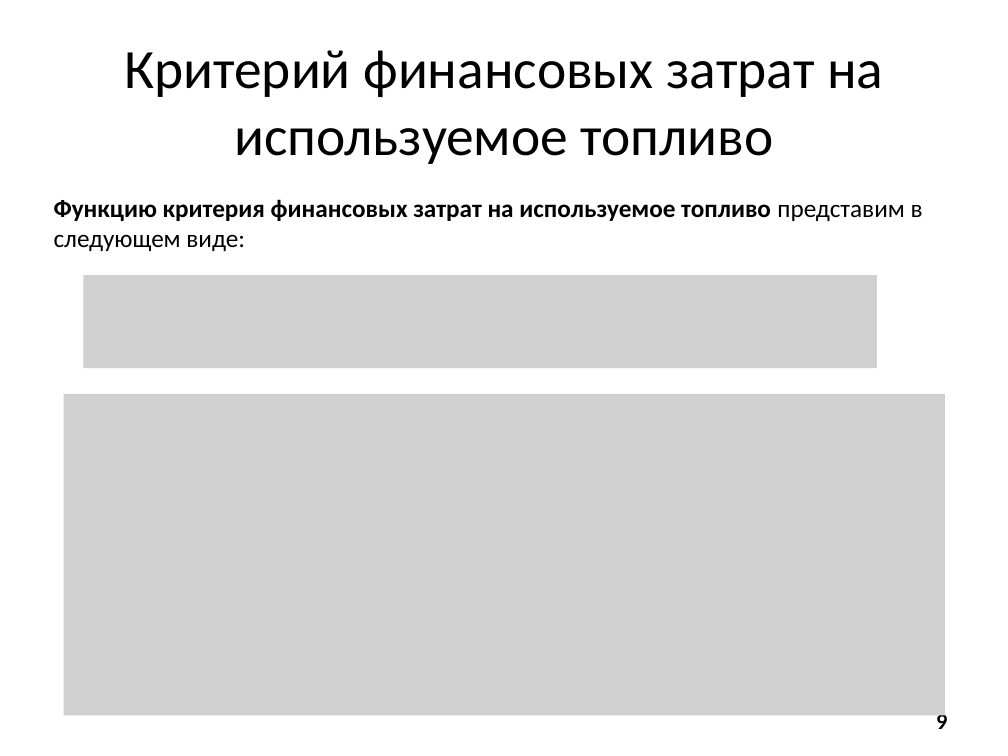
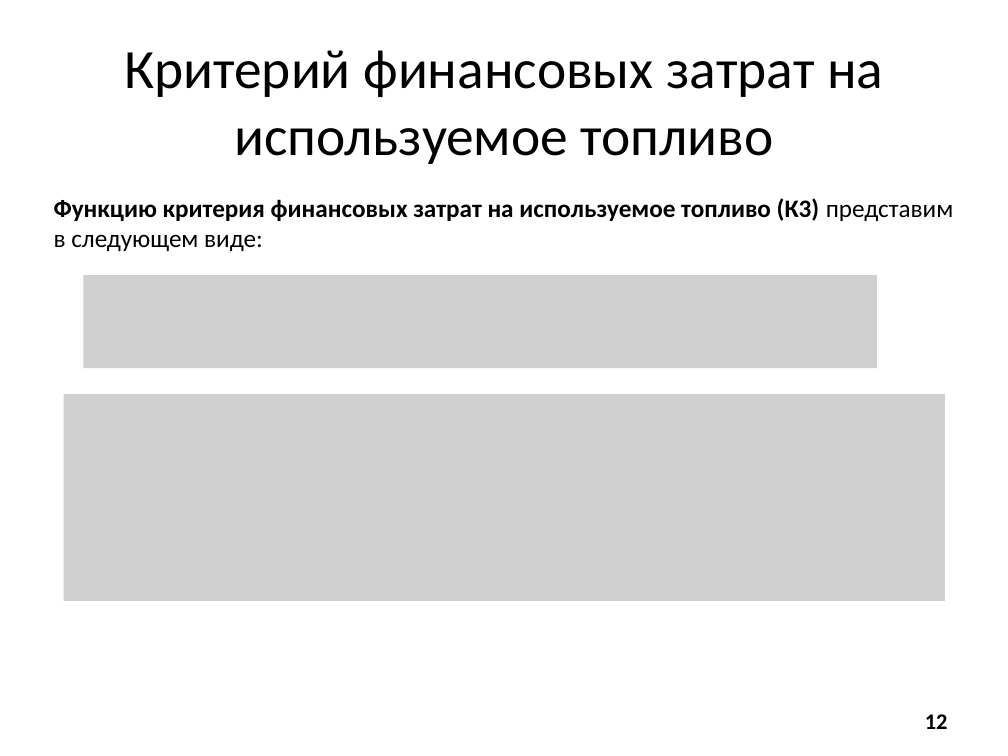
Before and after one commit to arkuzmin/diplom, a slide deck: slide 12 of optimization/4 семестр/Смотр 19.05.14/Презентация.pptx (slide 9 before the commit). Drawn at 1008x756 pixels with LibreOffice and Linux fonts; fonts in the diff are those of the drawing; grey boxes stand for pictures. Boxes give left, top, right and bottom in pixels: in the first picture for what was removed or moved away, otherwise in the second. Text is boxed around its words. In the diff, an @@ line names an element or a change of style, - is before the commit and + after.

```diff
--- a/optimization/4 семестр/Смотр 19.05.14/Презентация.pptx
+++ b/optimization/4 семестр/Смотр 19.05.14/Презентация.pptx
@@ text at (x1=54, y1=198, x2=953, y2=251): text changed @@
-Функцию критерия финансовых затрат на используемое топливо представим в следующем виде:
+Функцию критерия финансовых затрат на используемое топливо (К3) представим в следующем виде:
@@ picture resized from (x1=64, y1=394, x2=944, y2=716) to (x1=64, y1=394, x2=944, y2=601) @@
@@ page number at (x1=925, y1=714, x2=948, y2=729): text changed @@
-9
+12
```
Also in this commit, not shown: 11 other slides changed, 4 slides added, 1 slide removed, 2 other files.
